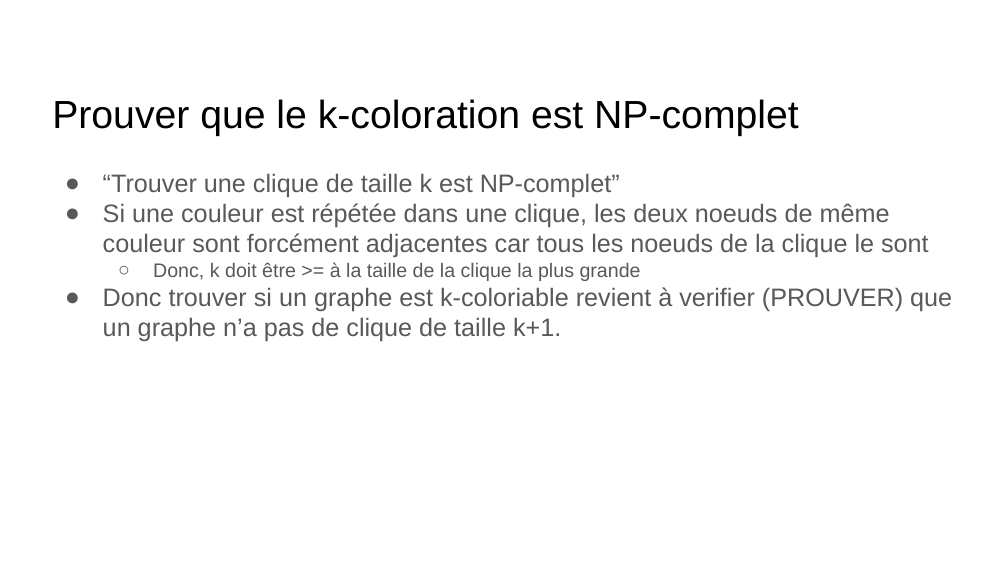
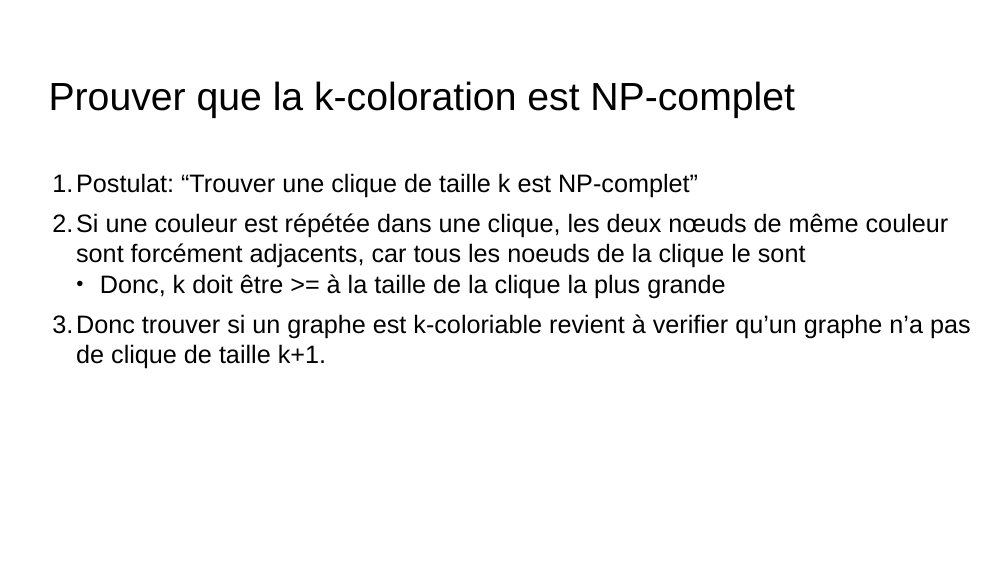
Before and after one commit to claudiosousa/hepia-projects-Math_S6_TP1, a slide deck: slide 3 of TP1 Math.odp. Drawn at 1008x567 pixels with LibreOffice and Linux fonts; fonts in the diff are those of the drawing. Boxes give left, top, right and bottom in pixels: in the first picture for what was removed or moved away, otherwise in the second. Text is boxed around its words. In the diff, an @@ line names an element or a change of style, - is before the commit and + after.

Commit message:
Finish writing and styling a bit

```diff
--- a/TP1 Math.odp
+++ b/TP1 Math.odp
@@ title at bbox=[49, 81, 795, 118]: text changed @@
-Prouver que le k-coloration est NP-complet
+Prouver que la k-coloration est NP-complet
@@ text at bbox=[76, 173, 949, 268]: text changed; text colour #595959 to #000000 @@
-● “Trouver une clique de taille k est NP-complet”
-● Si une couleur est répétée dans une clique, les deux noeuds de même couleur sont forcément adjacentes car tous les noeuds de la clique le sont
+1. Postulat: “Trouver une clique de taille k est NP-complet”
+2. Si une couleur est répétée dans une clique, les deux nœuds de même couleur sont forcément adjacents, car tous les noeuds de la clique le sont
@@ text at bbox=[100, 274, 725, 298]: size 14 to 18 pt, text colour #595959 to #000000 in "Donc, k doit être >= à la ..."; bullet ○ to ●; bullet colour #595959 to #000000 @@
@@ text at bbox=[76, 314, 971, 369]: text changed; text colour #595959 to #000000 @@
-● Donc trouver si un graphe est k-coloriable revient à verifier (PROUVER) que un graphe n’a pas de clique de taille k+1.
+3. Donc trouver si un graphe est k-coloriable revient à verifier qu’un graphe n’a pas de clique de taille k+1.
```
Also in this commit, not shown: 3 other slides changed, 1 slide added, 1 slide removed.
